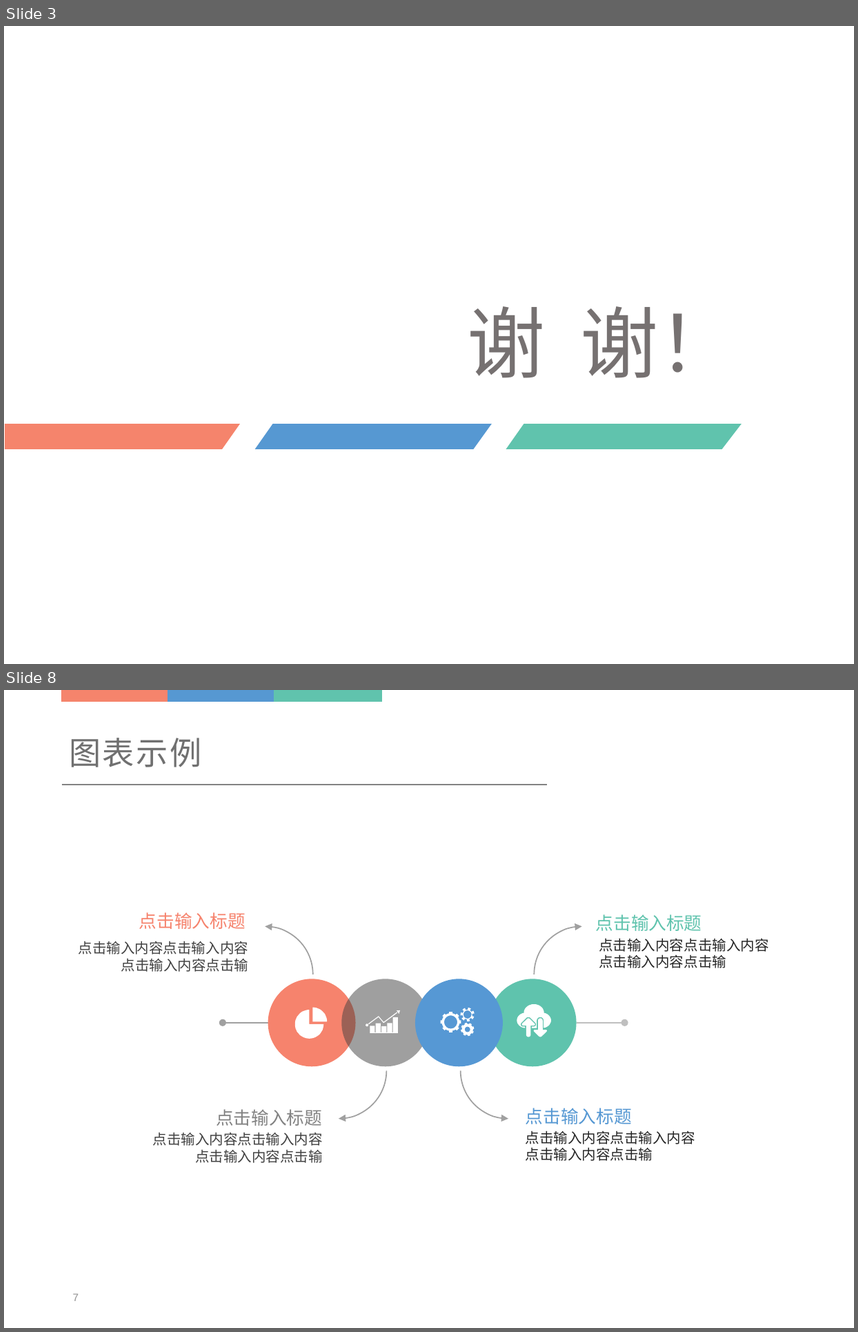
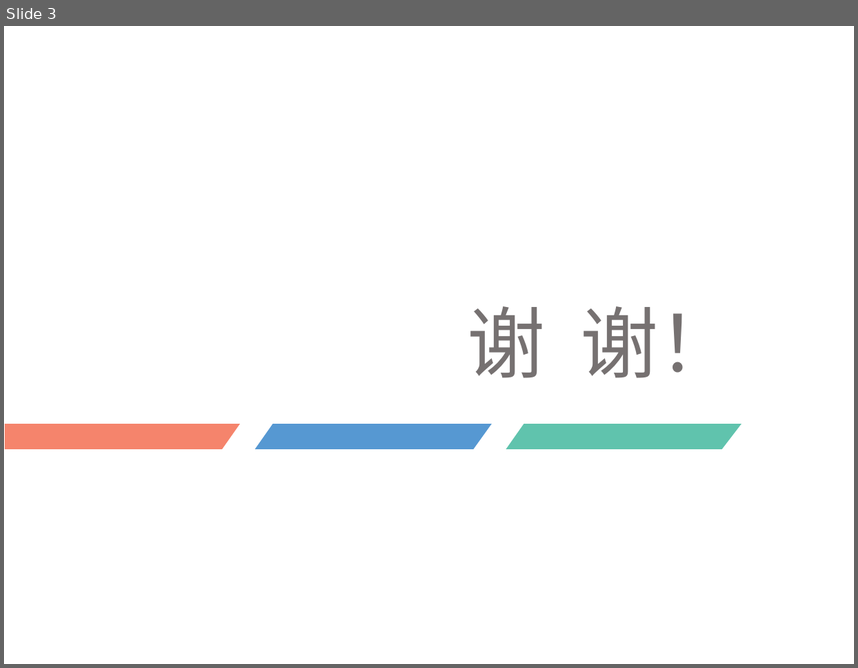
Before and after one commit to zhenglei2025/open-notebook, a slide deck: ppttemplate/template1.pptx. Shown one above the other, each under a label of ours: slides 3 and 8 before the commit, slide 3 after it; the slides between them are not shown. The pictures are 858x1332 and 858x668 pixels, drawn with LibreOffice and Linux fonts; fonts in the diff are those of the drawing; background and template pictures are left out. Boxes give left, top, right and bottom in pixels: in the first picture for what was removed or moved away, otherwise in the second. Text is boxed around its words. In the diff, an @@ line names an element or a change of style, - is before the commit and + after.

```diff
--- a/ppttemplate/template1.pptx
+++ b/ppttemplate/template1.pptx
@@ slide 8 removed at (4,690,854,1328), background #FFFFFF @@
@@ rectangle removed at (63,690,169,701) @@
@@ rectangle removed at (169,690,275,701) @@
@@ rectangle removed at (275,690,381,701) @@
@@ text removed at (69,738,201,767) @@
-图表示例
@@ line removed from (62, 785) to (547, 785) @@
@@ text removed at (139,912,245,929) @@
-点击输入标题
@@ text removed at (596,914,702,931) @@
-点击输入标题
@@ group removed at (79,926,769,1163): 4 arc (boxed as its full ellipse)s, 4 texts, 4 ellipses, 2 arrows @@
-点击输入内容点击输入内容
-点击输入内容点击输
-点击输入内容点击输入内容
-点击输入内容点击输
-点击输入内容点击输入内容
-点击输入内容点击输
-点击输入内容点击输入内容
-点击输入内容点击输
@@ freeform shape removed at (294,1009,323,1038) @@
@@ freeform shape removed at (312,1007,327,1021) @@
@@ group removed at (366,1010,400,1034): 6 rectangles, 3 freeform shapes @@
@@ freeform shape removed at (441,1012,461,1032) @@
@@ freeform shape removed at (461,1007,474,1021) @@
@@ freeform shape removed at (517,1004,550,1027) @@
@@ freeform shape removed at (522,1018,535,1037) @@
@@ freeform shape removed at (534,1018,547,1037) @@
@@ freeform shape removed at (461,1023,475,1036) @@
@@ text removed at (216,1109,322,1125) @@
-点击输入标题
@@ text removed at (526,1107,632,1124) @@
-点击输入标题
@@ page number removed at (73,1293,79,1301) @@
-7
```
Also in this commit, not shown: 9 other slides removed, 8 other files.
